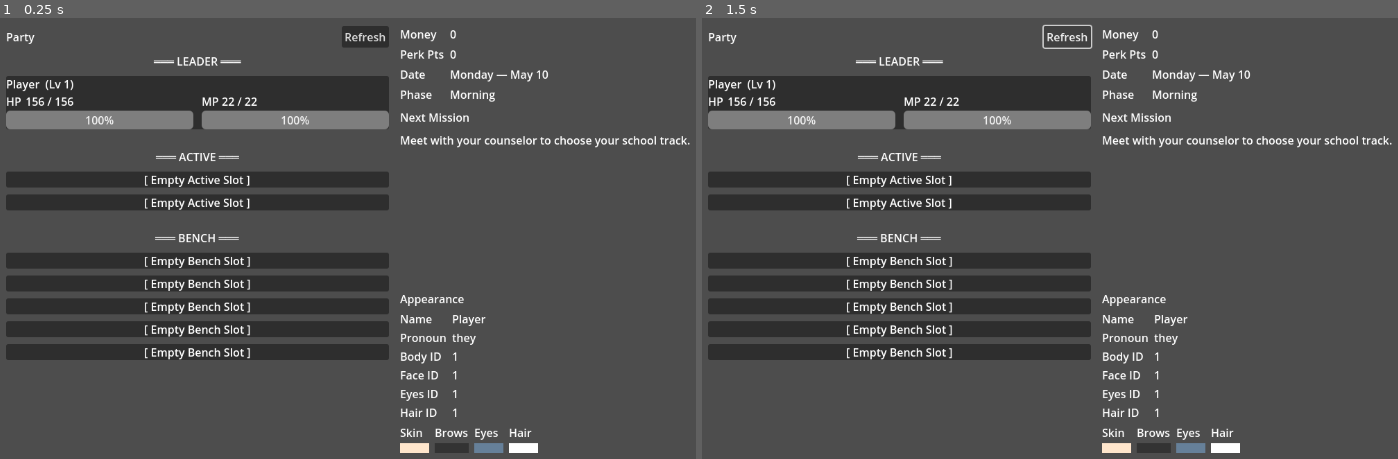
Above: before the commit, frames 1-2 (left to right).
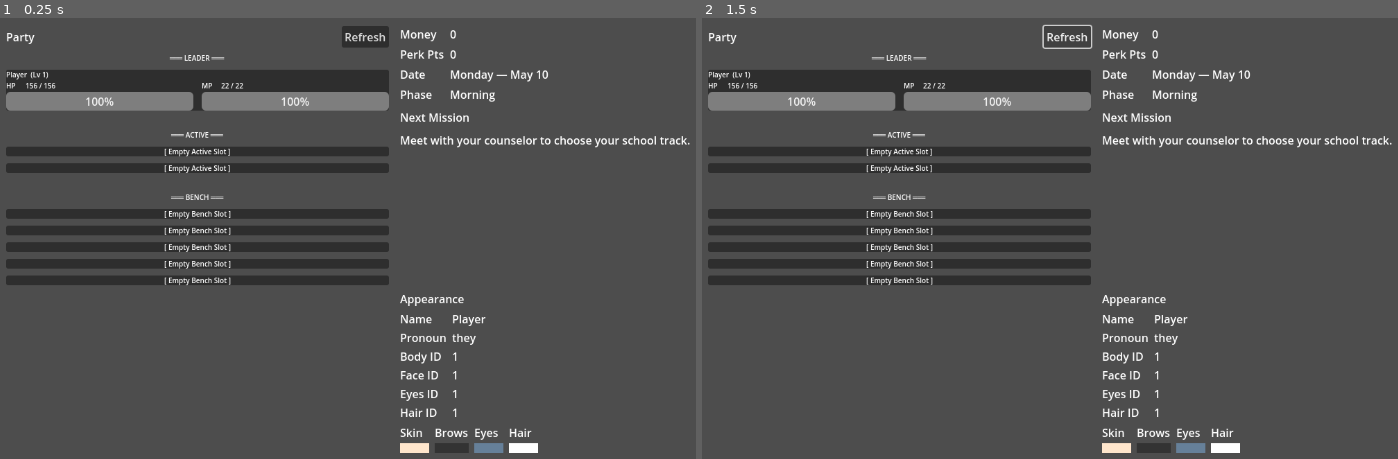
Above: after the commit, the same moments.

Repository: Cristal-Lucina/Psyokin
Game: Godot game, scene res://scenes/main_menu/panels/StatusPanel.tscn
The game is run twice, just before and just after one commit, with the same random seed, the same clock (stepped at 60 frames per second) and the same inputs. This scene is started directly instead of the project's main scene.
Inputs:
- Up to frame 1 (0.25 s): no input
- Up to frame 2 (1.5 s): click "Refresh" at 0.5 s; click "Refresh" at 1.25 s

The runs differ from the first frame. In frame 1, 22% of the frame differs, in the area x 0-56%, y 8-78%; in frame 2, 22%.

Commit message:
Fix party bench display and improve visual styling
Fixed critical bug where party members weren't showing in bench when
more than 3 members were added. Made visual improvements for better
readability and space efficiency.

Fixes:
- Reduced MAX_PARTY_SIZE from 4 to 3 (Hero + 2 active members)
- Added logic to move overflow party members to bench display
- This ensures 4th+ members go to bench instead of being hidden

Visual improvements:
- HP/MP progress bars now half height (8px vs 16px) for compactness
- All text in party section now 10pt font for consistency
- Applied to: member names, HP/MP labels, section headers, empty slots
- Switch button text also 10pt

Changes to GameState.gd:
- MAX_PARTY_SIZE: 4 → 3 (matches UI design of 1 leader + 2 active)

Changes to StatusPanel.gd:
- Handle party overflow: moves party[3+] to bench display
- Set custom_minimum_size.y = 8 on all ProgressBar widgets
- Add font_size override = 10 to all Label and Button widgets
- Section headers, member cards, and empty slots all use 10pt font

This fixes the issue where adding 3+ members wouldn't show them
in the bench section or make them available for switching.

🤖 Generated with [Claude Code](https://claude.com/claude-code)

Co-Authored-By: Claude <noreply@anthropic.com>

Diff:
--- a/scripts/core/GameState.gd
+++ b/scripts/core/GameState.gd
@@ -75,7 +75,7 @@
 # Optional CSV with party metadata (names, etc.)
 const PARTY_CSV: String   = "res://data/actors/party.csv"
 
-const MAX_PARTY_SIZE: int = 4
+const MAX_PARTY_SIZE: int = 3  # Hero + 2 active members
 
 # ─── Core state ──────────────────────────────────────────────
 var player_name: String = "Player"
--- a/scripts/main_menu/panels/StatusPanel.gd
+++ b/scripts/main_menu/panels/StatusPanel.gd
@@ -255,10 +255,17 @@
 	if party_ids.is_empty() or party_ids[0] != "hero":
 		party_ids.insert(0, "hero")
 
+	# Handle edge case: if party has more than 3 members, move extras to bench
+	if party_ids.size() > 3:
+		for i in range(3, party_ids.size()):
+			bench_ids.append(party_ids[i])
+		party_ids = party_ids.slice(0, 3)
+
 	# === LEADER SECTION ===
 	var leader_header := Label.new()
 	leader_header.text = "═══ LEADER ═══"
 	leader_header.horizontal_alignment = HORIZONTAL_ALIGNMENT_CENTER
+	leader_header.add_theme_font_size_override("font_size", 10)
 	_party.add_child(leader_header)
 
 	if party_ids.size() > 0:
@@ -271,6 +278,7 @@
 	var active_header := Label.new()
 	active_header.text = "═══ ACTIVE ═══"
 	active_header.horizontal_alignment = HORIZONTAL_ALIGNMENT_CENTER
+	active_header.add_theme_font_size_override("font_size", 10)
 	_party.add_child(active_header)
 
 	for slot_idx in range(1, 3):  # Slots 1 and 2
@@ -286,6 +294,7 @@
 	var bench_header := Label.new()
 	bench_header.text = "═══ BENCH ═══"
 	bench_header.horizontal_alignment = HORIZONTAL_ALIGNMENT_CENTER
+	bench_header.add_theme_font_size_override("font_size", 10)
 	_party.add_child(bench_header)
 
 	for bench_idx in range(5):  # 5 bench slots
@@ -313,6 +322,7 @@
 	var label := Label.new()
 	label.text = "[ Empty %s Slot ]" % slot_type
 	label.horizontal_alignment = HORIZONTAL_ALIGNMENT_CENTER
+	label.add_theme_font_size_override("font_size", 10)
 	vbox.add_child(label)
 
 	panel.add_child(vbox)
@@ -330,12 +340,14 @@
 	var name_lbl := Label.new()
 	name_lbl.text = String(member_data.get("name", "Member"))
 	name_lbl.size_flags_horizontal = Control.SIZE_EXPAND_FILL
+	name_lbl.add_theme_font_size_override("font_size", 10)
 	top_row.add_child(name_lbl)
 
 	if show_switch:
 		var switch_btn := Button.new()
 		switch_btn.text = "Switch"
 		switch_btn.custom_minimum_size.x = 60
+		switch_btn.add_theme_font_size_override("font_size", 10)
 		switch_btn.set_meta("active_slot", active_slot)
 		switch_btn.pressed.connect(_on_switch_pressed.bind(active_slot))
 		top_row.add_child(switch_btn)
@@ -360,8 +372,10 @@
 	var hp_lbl := Label.new()
 	hp_lbl.text = "HP"
 	hp_lbl.custom_minimum_size.x = 24
+	hp_lbl.add_theme_font_size_override("font_size", 10)
 	var hp_val := Label.new()
 	hp_val.text = _fmt_pair(hp_i, hp_max_i)
+	hp_val.add_theme_font_size_override("font_size", 10)
 	hp_label_box.add_child(hp_lbl)
 	hp_label_box.add_child(hp_val)
 	hp_section.add_child(hp_label_box)
@@ -369,6 +383,7 @@
 	if hp_i >= 0 and hp_max_i > 0:
 		var hp_bar := ProgressBar.new()
 		hp_bar.size_flags_horizontal = Control.SIZE_EXPAND_FILL
+		hp_bar.custom_minimum_size.y = 8  # Half height (was ~16px default)
 		hp_bar.min_value = 0.0
 		hp_bar.max_value = float(hp_max_i)
 		hp_bar.value = clamp(float(hp_i), 0.0, float(hp_max_i))
@@ -389,8 +404,10 @@
 	var mp_lbl := Label.new()
 	mp_lbl.text = "MP"
 	mp_lbl.custom_minimum_size.x = 24
+	mp_lbl.add_theme_font_size_override("font_size", 10)
 	var mp_val := Label.new()
 	mp_val.text = _fmt_pair(mp_i, mp_max_i)
+	mp_val.add_theme_font_size_override("font_size", 10)
 	mp_label_box.add_child(mp_lbl)
 	mp_label_box.add_child(mp_val)
 	mp_section.add_child(mp_label_box)
@@ -398,6 +415,7 @@
 	if mp_i >= 0 and mp_max_i > 0:
 		var mp_bar := ProgressBar.new()
 		mp_bar.size_flags_horizontal = Control.SIZE_EXPAND_FILL
+		mp_bar.custom_minimum_size.y = 8  # Half height (was ~16px default)
 		mp_bar.min_value = 0.0
 		mp_bar.max_value = float(mp_max_i)
 		mp_bar.value = clamp(float(mp_i), 0.0, float(mp_max_i))
